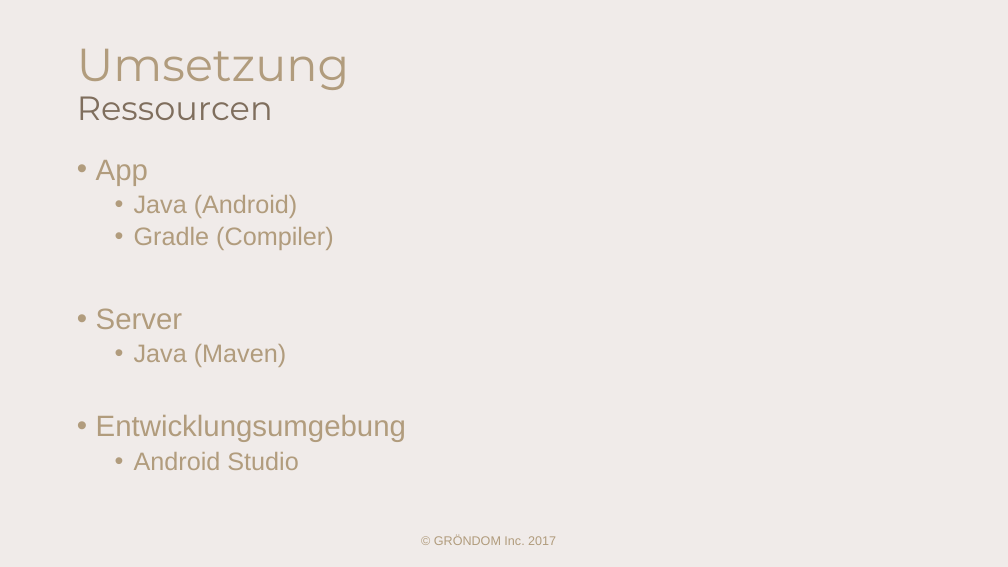
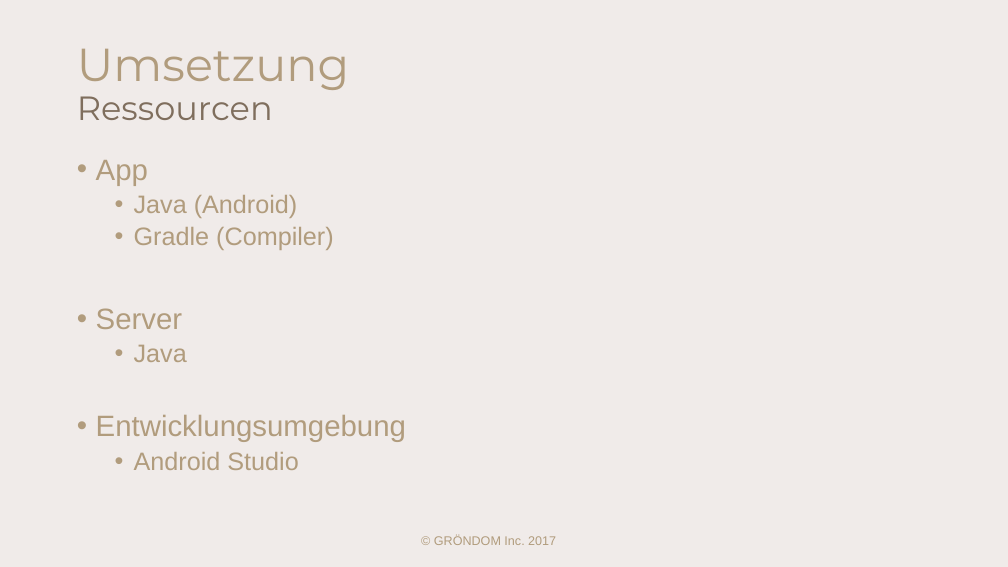
Before and after one commit to GAEBE2/GR-NDOM, a slide deck: slide 11 of documentation/specifications/GRÖNDOM_Präsentation.pptx. Drawn at 1008x567 pixels with LibreOffice and Linux fonts; fonts in the diff are those of the drawing. Boxes give left, top, right and bottom in pixels: in the first picture for what was removed or moved away, otherwise in the second. Text is boxed around its words. In the diff, an @@ line names an element or a change of style, - is before the commit and + after.

```diff
--- a/documentation/specifications/GRÖNDOM_Präsentation.pptx
+++ b/documentation/specifications/GRÖNDOM_Präsentation.pptx
@@ text at <box>134,345,187,362</box>: text changed @@
-  • Java (Maven)
+  • Java
```
Also in this commit, not shown: 3 other slides changed, 1 slide removed, 3 other files.
